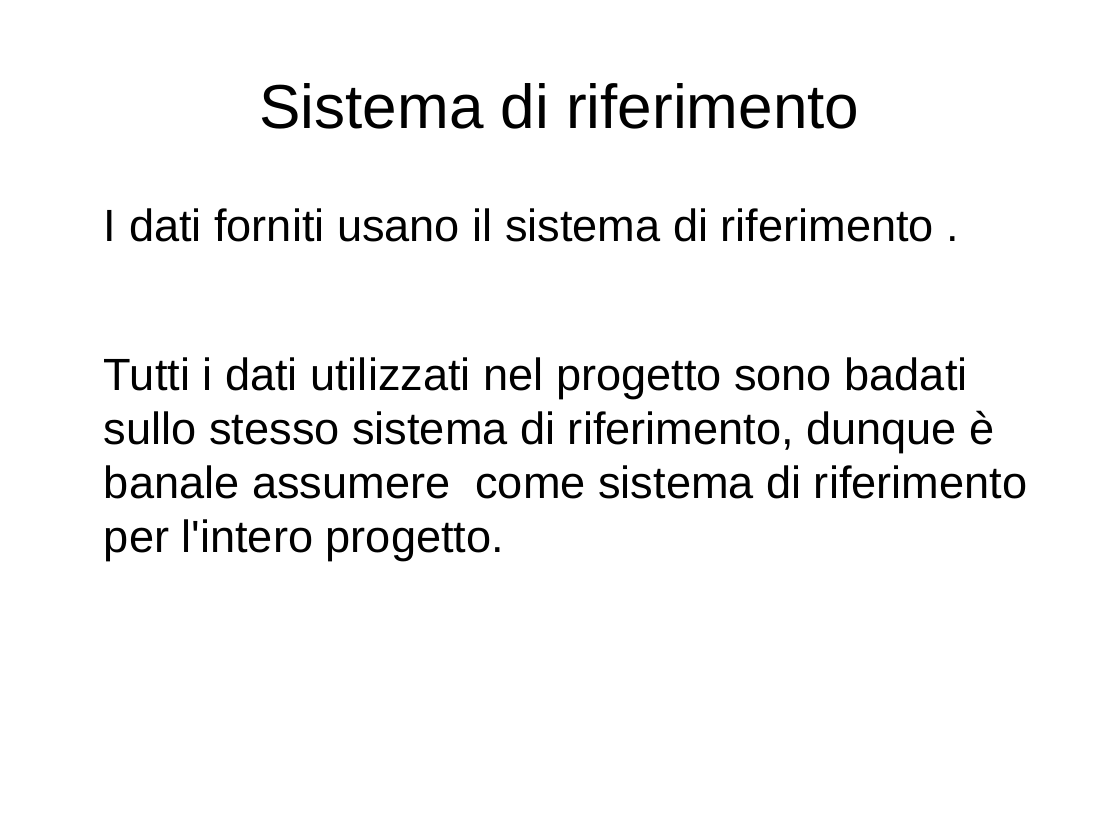
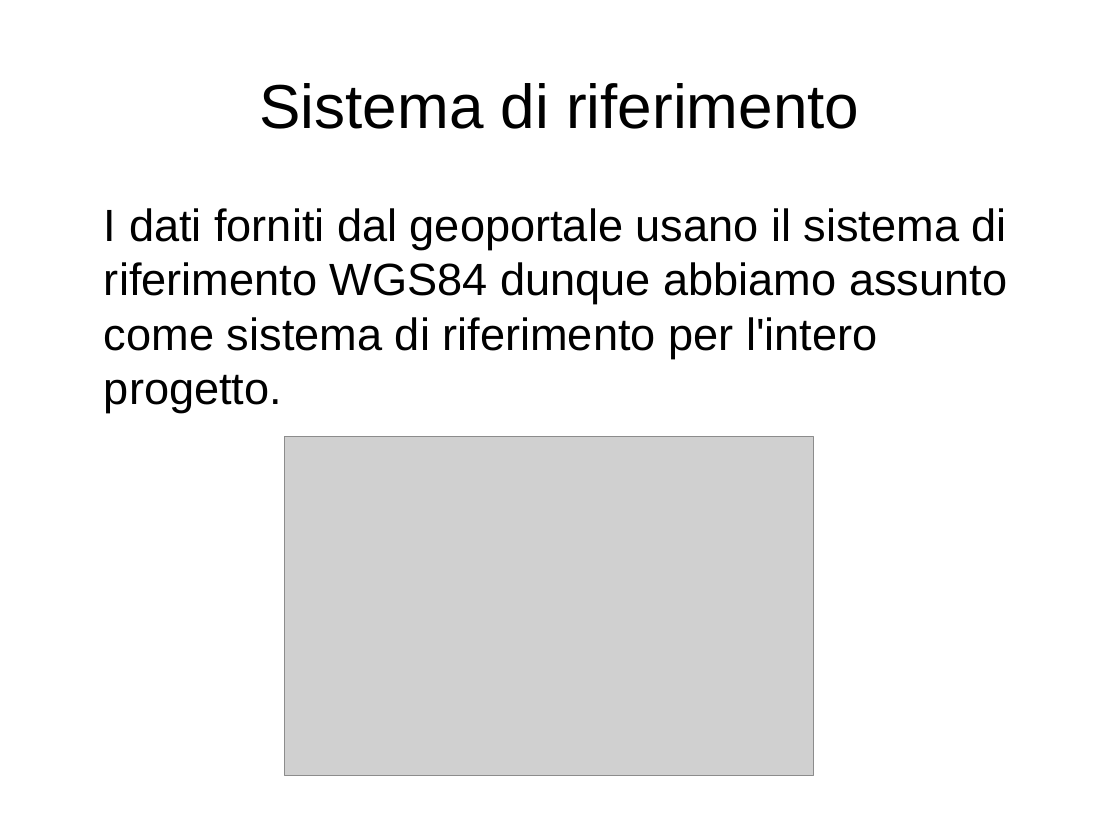
Before and after one commit to MascioSpam/esame_bdt, a slide deck: slide 4 of relazione.odp. Drawn at 1120x840 pixels with LibreOffice and Linux fonts; fonts in the diff are those of the drawing; grey boxes stand for pictures. Boxes give left, top, right and bottom in pixels: in the first picture for what was removed or moved away, otherwise in the second. Text is boxed around its words. In the diff, an @@ line names an element or a change of style, - is before the commit and + after.

```diff
--- a/relazione.odp
+++ b/relazione.odp
@@ text at bbox=[104, 208, 1007, 412]: text changed @@
-I dati forniti usano il sistema di riferimento .
-Tutti i dati utilizzati nel progetto sono badati sullo stesso sistema di riferimento, dunque è banale assumere come sistema di riferimento per l'intero progetto.
+I dati forniti dal geoportale usano il sistema di riferimento WGS84 dunque abbiamo assunto come sistema di riferimento per l'intero progetto.
@@ picture added at bbox=[285, 437, 814, 775] @@
```
Also in this commit, not shown: 1 other slide changed, 3 other files.
